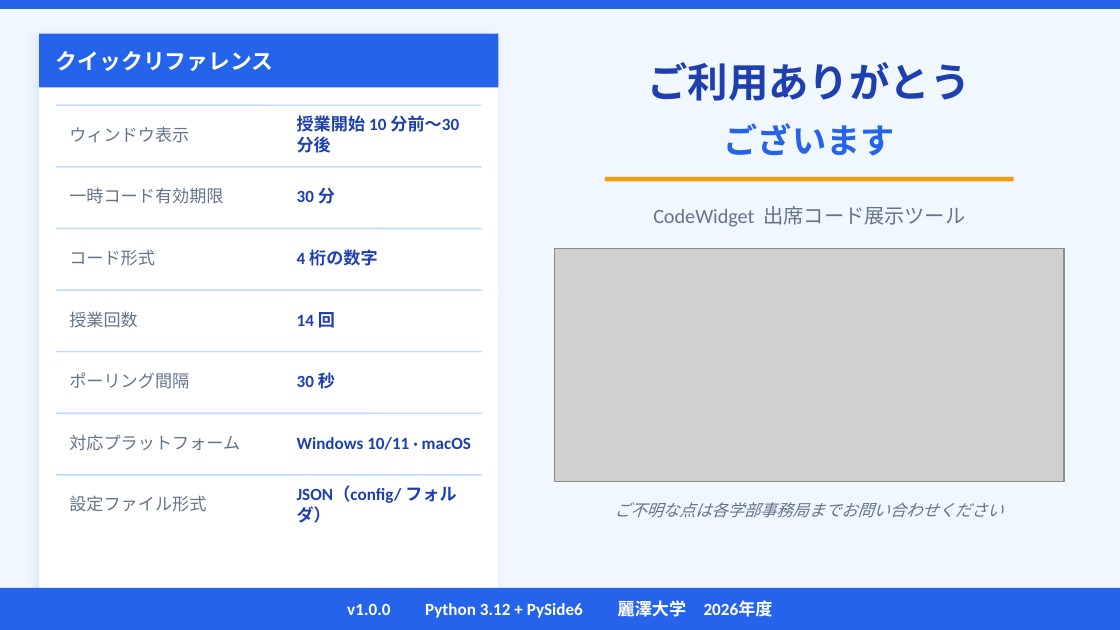
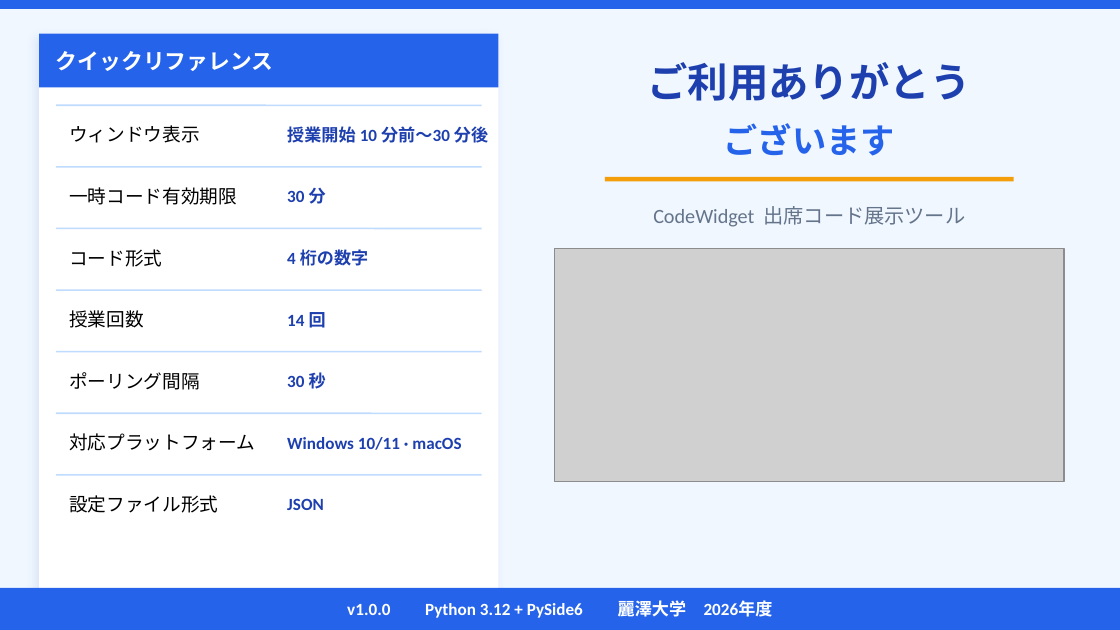
Before and after one commit to sxwins/code-widget, a slide deck: slide 13 of docs/user_manual/CodeWidget_ユーザーマニュアル_JP.pptx. Drawn at 1120x630 pixels with LibreOffice and Linux fonts; fonts in the diff are those of the drawing; grey boxes stand for pictures. Boxes give left, top, right and bottom in pixels: in the first picture for what was removed or moved away, otherwise in the second. Text is boxed around its words. In the diff, an @@ line names an element or a change of style, - is before the commit and + after.

```diff
--- a/docs/user_manual/CodeWidget_ユーザーマニュアル_JP.pptx
+++ b/docs/user_manual/CodeWidget_ユーザーマニュアル_JP.pptx
@@ text "授業開始 10 分前〜30 分後" rewrapped from [297,115,459,153] to [287,126,488,143] @@
@@ 5 texts: place and size @@
-5 texts at [297,188,471,450]
+5 texts at [287,188,461,450]
@@ size 11 to 12 pt, text colour #64748B to #000000 in 7 elements at [69,125,200,143], [69,187,237,205], [69,249,162,267], [69,310,144,328], [69,372,200,390], [69,433,255,451], [69,495,218,513] @@
@@ text at [287,498,324,510]: text changed @@
-JSON（config/ フォルダ）
+JSON
@@ text removed at [614,502,1003,518] @@
-ご不明な点は各学部事務局までお問い合わせください
```
Also in this commit, not shown: 7 other slides changed, 7 other files.
